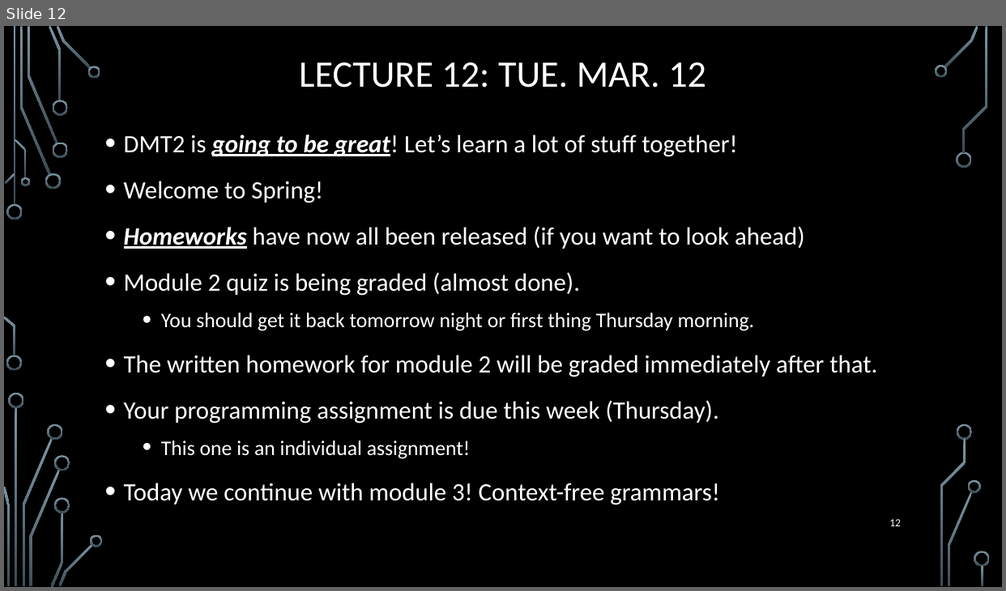
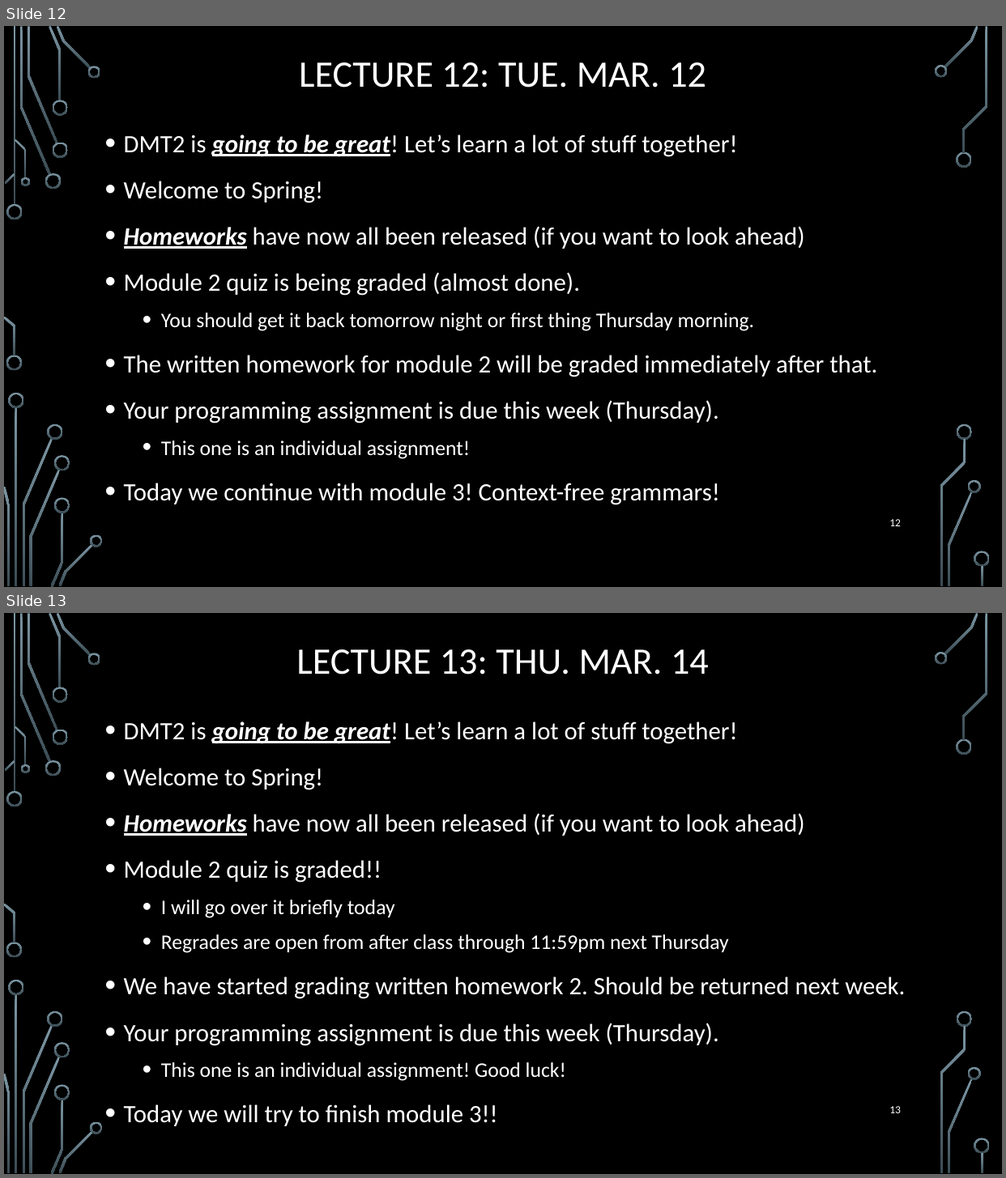
Before and after one commit to markfloryan/dmt2, a slide deck: slides/00-DailyAnnouncements.pptx. Shown one above the other, each under a label of ours: slide 12 before the commit, slides 12 and 13 after it. The pictures are 1006x591 and 1006x1178 pixels, drawn with LibreOffice and Linux fonts; fonts in the diff are those of the drawing; background and template pictures are left out. Boxes give left, top, right and bottom in pixels: in the first picture for what was removed or moved away, otherwise in the second. Text is boxed around its words. In the diff, an @@ line names an element or a change of style, - is before the commit and + after.

```diff
--- a/slides/00-DailyAnnouncements.pptx
+++ b/slides/00-DailyAnnouncements.pptx
@@ slide 13 added at box(4, 613, 1002, 1174), background picture (left out); not listed: 36 template elements that a slide beside it also shows @@
@@ title added at box(296, 649, 709, 675), 36 pt, text #FFFFFF @@
+LECTURE 13: THU. MAR. 14
@@ text added at box(124, 722, 905, 1127), 24 pt, text #FFFFFF @@
+• DMT2 is going to be great! Let’s learn a lot of stuff together!
+• Welcome to Spring!
+• Homeworks have now all been released (if you want to look ahead)
+• Module 2 quiz is graded!!
+  • I will go over it briefly today
+  • Regrades are open from after class through 11:59pm next Thursday
+• We have started grading written homework 2. Should be returned next week.
+• Your programming assignment is due this week (Thursday).
+  • This one is an individual assignment! Good luck!
+• Today we will try to finish module 3!!
@@ page number added at box(889, 1106, 901, 1114), 10.5 pt, text #FFFFFF @@
+13
```
Also in this commit, not shown: 1 other file.
